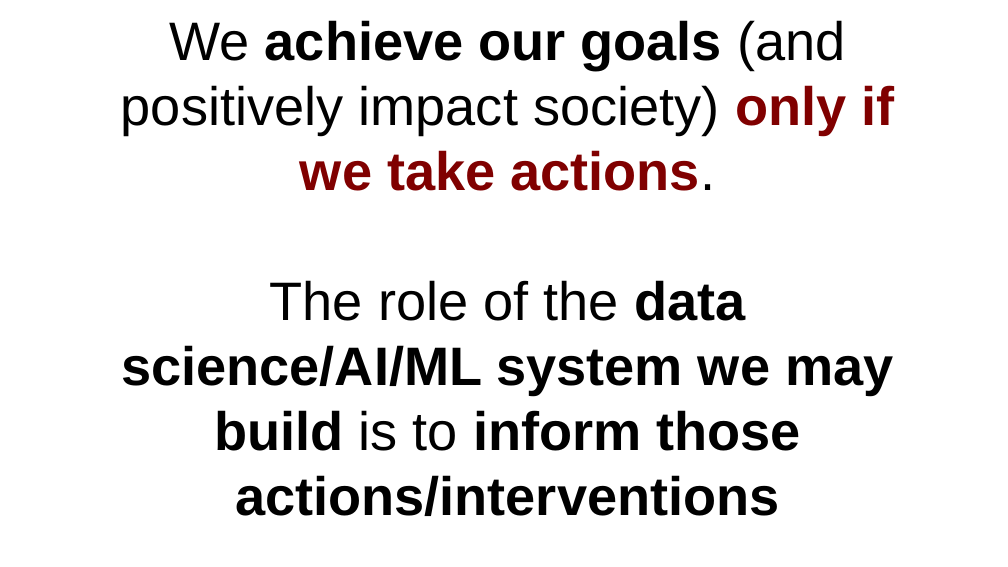
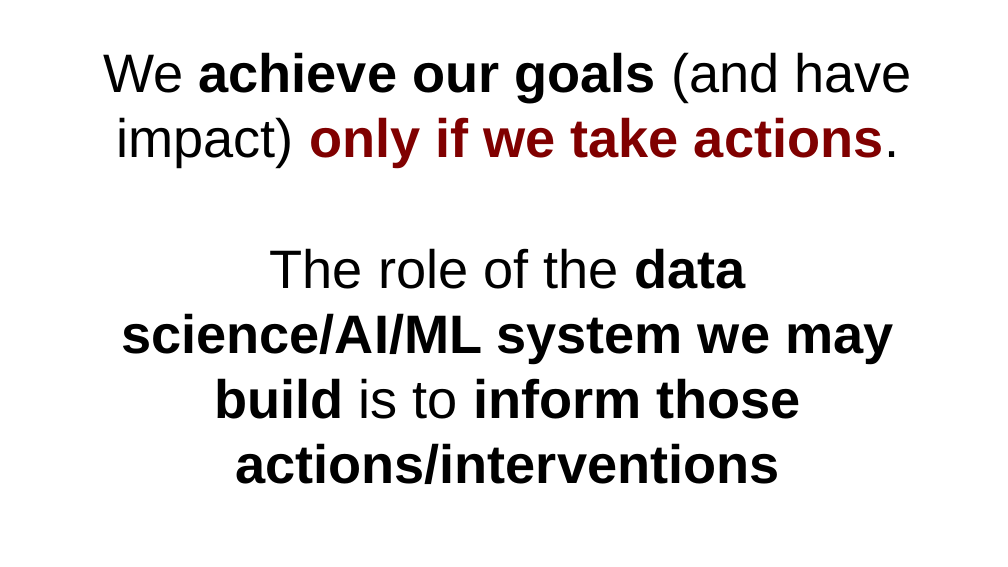
Before and after one commit to dssg/MLinPractice, a slide deck: slide 27 of Lectures/Lecture2-Scoping.pptx (slide 25 before the commit). Drawn at 1008x567 pixels with LibreOffice and Linux fonts; fonts in the diff are those of the drawing. Boxes give left, top, right and bottom in pixels: in the first picture for what was removed or moved away, otherwise in the second. Text is boxed around its words. In the diff, an @@ line names an element or a change of style, - is before the commit and + after.

```diff
--- a/Lectures/Lecture2-Scoping.pptx
+++ b/Lectures/Lecture2-Scoping.pptx
@@ title at (x1=103, y1=52, x2=912, y2=167): text changed @@
-We achieve our goals (and positively impact society) only if we take actions.
+We achieve our goals (and have impact) only if we take actions.
```
Also in this commit, not shown: 9 other slides changed, 4 slides added, 1 slide removed, 1 other file.
